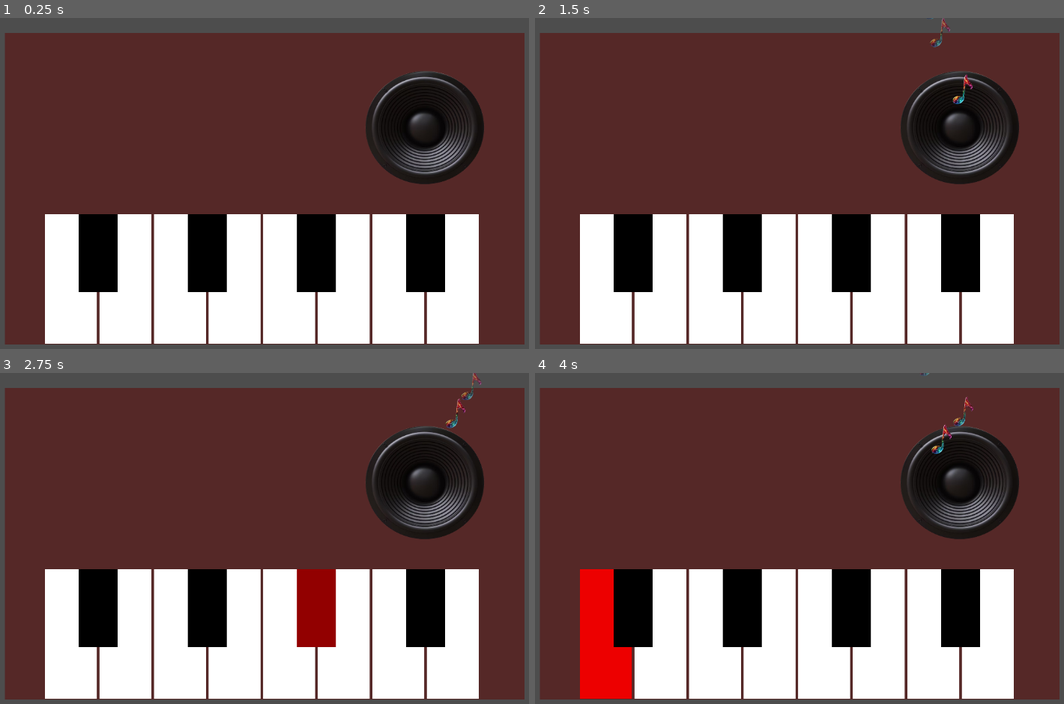
Above: before the commit, frames 1-4 (two rows, left to right).
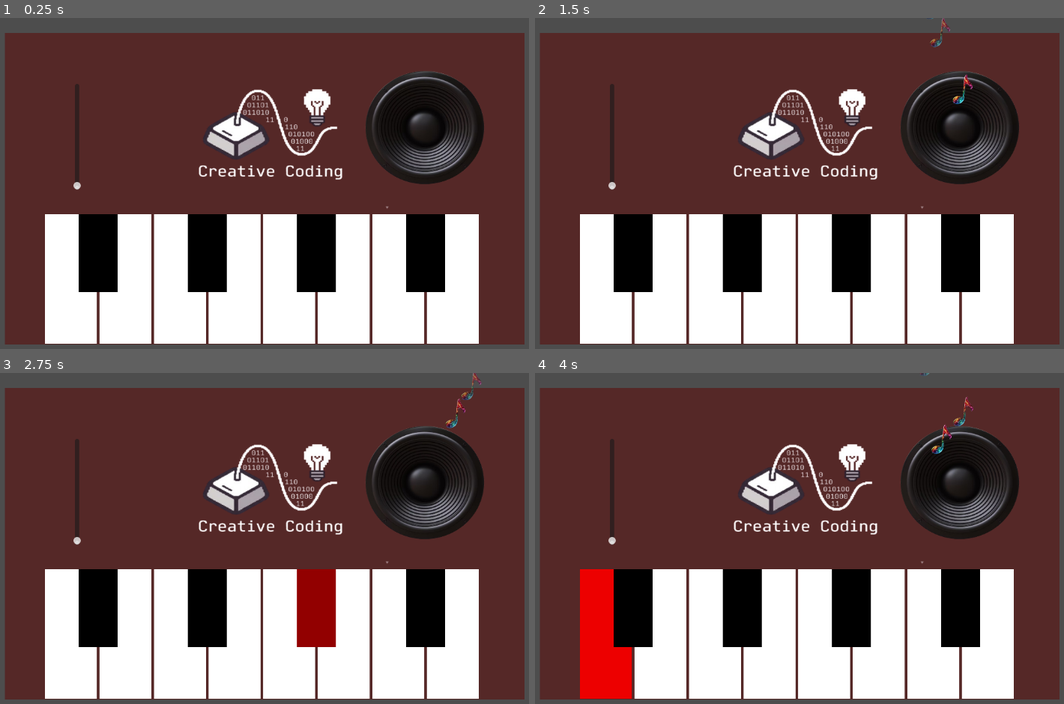
Above: after the commit, the same moments.

Repository: Danya128/CA_CC26
Game: Godot game, scene res://piano_CA.tscn
Same seed, same stepped clock (60 frames per second), same inputs: the game is played once before the commit and once after it.
Inputs:
- Up to frame 1 (0.25 s): no input
- Up to frame 2 (1.5 s): tap Enter at 0.5 s; hold W (BlackKey1) 0.53-1.28 s; tap E (BlackKey2) at 0.8, 1.35 s; tap Space at 1.25 s
- Up to frame 3 (2.75 s): tap I (BlackKey3) at 1.55 s; hold I (BlackKey3) from 2.03 s (still down); tap O (BlackKey4) at 2.3 s
- Up to frame 4 (4 s): release I (BlackKey3) at 2.78 s; tap O (BlackKey4) at 2.85 s; tap A (WhiteKey1) at 3.05 s; hold A (WhiteKey1) from 3.53 s (still down); tap S (WhiteKey2) at 3.8 s

The runs differ from the first frame. In frame 1, 2.8% of the frame differs, in the area x 13-74%, y 19-58%; in frame 2, 2.8%; in frame 3, 2.8%; in frame 4, 2.8%.

Commit message:
Add sound effects and volume sound slider

Diff:
--- a/piano_CA.tscn
+++ b/piano_CA.tscn
@@ -3,6 +3,19 @@
 [ext_resource type="Script" uid="uid://cbobx7g3tuffj" path="res://piano_ca.gd" id="1_7vrqa"]
 [ext_resource type="Texture2D" uid="uid://dpo3j72vnspc7" path="res://download (2).png" id="2_s6trk"]
 [ext_resource type="Texture2D" uid="uid://kxvin31du7mv" path="res://download.png" id="3_a7f4x"]
+[ext_resource type="Texture2D" uid="uid://cun8bbclcyje4" path="res://download (1).png" id="4_a7f4x"]
+[ext_resource type="AudioStream" uid="uid://0slywjr82d24" path="res://c-note-sound.wav" id="5_psiqx"]
+[ext_resource type="AudioStream" uid="uid://by2foqna505pr" path="res://fa-note-sound.wav" id="6_p7flq"]
+[ext_resource type="AudioStream" uid="uid://88iurqsol0dl" path="res://re-note-sound.wav" id="7_0kp7u"]
+[ext_resource type="AudioStream" uid="uid://u733emekeosl" path="res://salt-note-sound.wav" id="8_p1eac"]
+[ext_resource type="AudioStream" uid="uid://d04byt16elopp" path="res://sound-note-c-stretched.wav" id="9_p5uda"]
+[ext_resource type="AudioStream" uid="uid://dhe6g0h74c4gy" path="res://the-sound-of-the-note-a-is-stretched.wav" id="10_jhkvx"]
+[ext_resource type="AudioStream" uid="uid://d4m50yk6rymf3" path="res://the-sound-of-the-note-d-is-stretched.wav" id="11_oq7bg"]
+[ext_resource type="AudioStream" uid="uid://bfpxkihhb44f4" path="res://the-sound-of-the-note-do-in-the-second-octave.wav" id="12_04ygu"]
+[ext_resource type="AudioStream" uid="uid://cvsacbeosgg3b" path="res://the-sound-of-the-note-do.wav" id="13_6e8s7"]
+[ext_resource type="AudioStream" uid="uid://duxjq025gub37" path="res://the-sound-of-the-note-la.wav" id="14_4x8rf"]
+[ext_resource type="AudioStream" uid="uid://8744wffarg0p" path="res://the-sound-of-the-note-mi.wav" id="15_525xk"]
+[ext_resource type="AudioStream" uid="uid://dbc1iqb5sjsl2" path="res://the-sound-of-the-note-sol-extended.wav" id="16_d2oa5"]
 
 [node name="Piano" type="Node2D" unique_id=1217171272]
 script = ExtResource("1_7vrqa")
@@ -105,3 +118,55 @@
 position = Vector2(901, 211)
 scale = Vector2(0.22129297, 0.2113472)
 texture = ExtResource("3_a7f4x")
+
+[node name="Screen" type="Node2D" parent="." unique_id=152492203]
+
+[node name="Download(1)" type="Sprite2D" parent="Screen" unique_id=954060395]
+position = Vector2(603, 219)
+scale = Vector2(0.33700067, 0.2902715)
+texture = ExtResource("4_a7f4x")
+
+[node name="SliderVolume" type="VSlider" parent="." unique_id=1631727233]
+offset_left = 159.0
+offset_top = 127.0
+offset_right = 305.0
+offset_bottom = 331.0
+max_value = 25.0
+
+[node name="Player" type="Node2D" parent="." unique_id=883096223]
+
+[node name="WhiteKey1_Player" type="AudioStreamPlayer2D" parent="Player" unique_id=1096844625]
+stream = ExtResource("5_psiqx")
+
+[node name="WhiteKey2_Player" type="AudioStreamPlayer2D" parent="Player" unique_id=231511238]
+stream = ExtResource("6_p7flq")
+
+[node name="WhiteKey3_Player" type="AudioStreamPlayer2D" parent="Player" unique_id=112368341]
+stream = ExtResource("7_0kp7u")
+
+[node name="WhiteKey4_Player" type="AudioStreamPlayer2D" parent="Player" unique_id=673998507]
+stream = ExtResource("8_p1eac")
+
+[node name="WhiteKey5_Player" type="AudioStreamPlayer2D" parent="Player" unique_id=680161273]
+stream = ExtResource("9_p5uda")
+
+[node name="WhiteKey6_Player" type="AudioStreamPlayer2D" parent="Player" unique_id=2009905191]
+stream = ExtResource("10_jhkvx")
+
+[node name="WhiteKey7_Player" type="AudioStreamPlayer2D" parent="Player" unique_id=239543051]
+stream = ExtResource("11_oq7bg")
+
+[node name="WhiteKey8_Player" type="AudioStreamPlayer2D" parent="Player" unique_id=605821838]
+stream = ExtResource("12_04ygu")
+
+[node name="BlackKey1_Player" type="AudioStreamPlayer2D" parent="Player" unique_id=374904539]
+stream = ExtResource("13_6e8s7")
+
+[node name="BlackKey2_Player" type="AudioStreamPlayer2D" parent="Player" unique_id=224700463]
+stream = ExtResource("14_4x8rf")
+
+[node name="BlackKey3_Player" type="AudioStreamPlayer2D" parent="Player" unique_id=2039477045]
+stream = ExtResource("15_525xk")
+
+[node name="BlackKey4_Player" type="AudioStreamPlayer2D" parent="Player" unique_id=1326386896]
+stream = ExtResource("16_d2oa5")
--- a/piano_ca.gd
+++ b/piano_ca.gd
@@ -30,7 +30,14 @@
 	#######################
 
 
+	# Volume
+	for note in all_keys:
+		if Input.is_action_just_pressed(note):
+			$Player.get_node(note + "_Player").play()
+			$Player.get_node(note + "_Player").volume_db = $SliderVolume.value
 
+
+	# Highliting
 	if Input.is_action_pressed("WhiteKey1"):
 		$PianoKeys/WhiteKey1.modulate = Color(0.93, 0.0, 0.0, 1.0)
 	else:
Not shown, added: c-note-sound.wav.import
Binary file added: download (1).png
Not shown, added: download (1).png.import
Not shown, added: fa-note-sound.wav.import
Not shown, added: re-note-sound.wav.import
Not shown, added: salt-note-sound.wav.import
Not shown, added: sound-note-c-stretched.wav.import
Not shown, added: the-sound-of-the-note-a-is-stretched.wav.import
Not shown, added: the-sound-of-the-note-d-is-stretched.wav.import
Not shown, added: the-sound-of-the-note-do-in-the-second-octave.wav.import
Not shown, added: the-sound-of-the-note-do.wav.import
Not shown, added: the-sound-of-the-note-la.wav.import
(and 14 more such lines)
